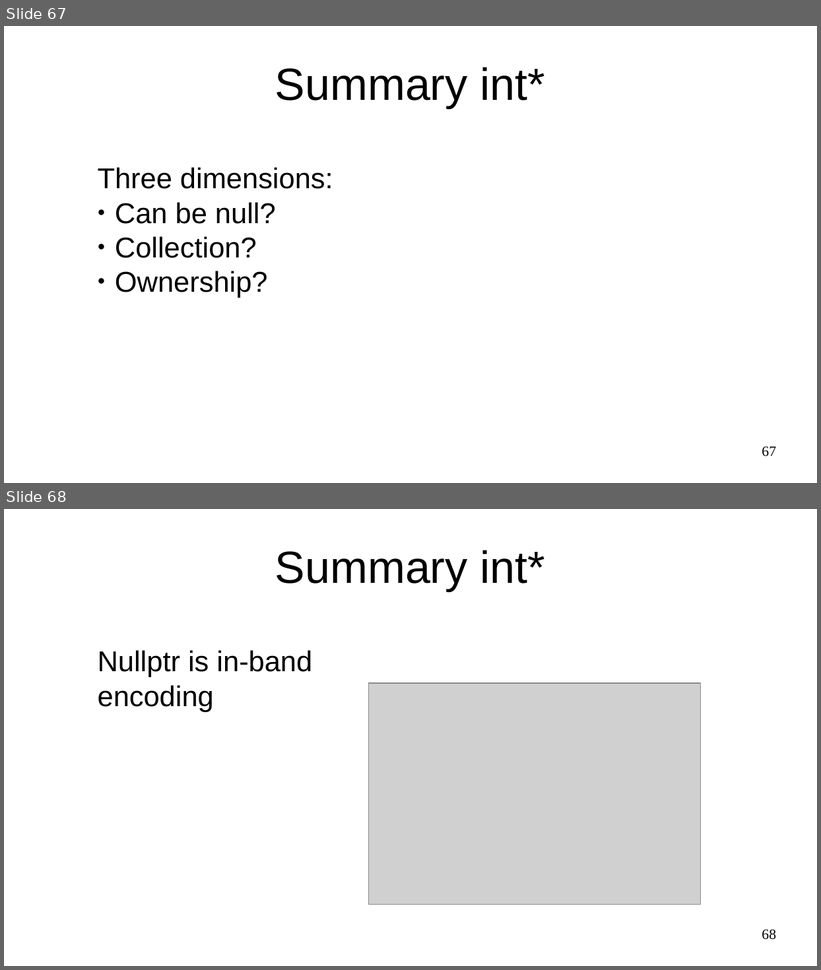
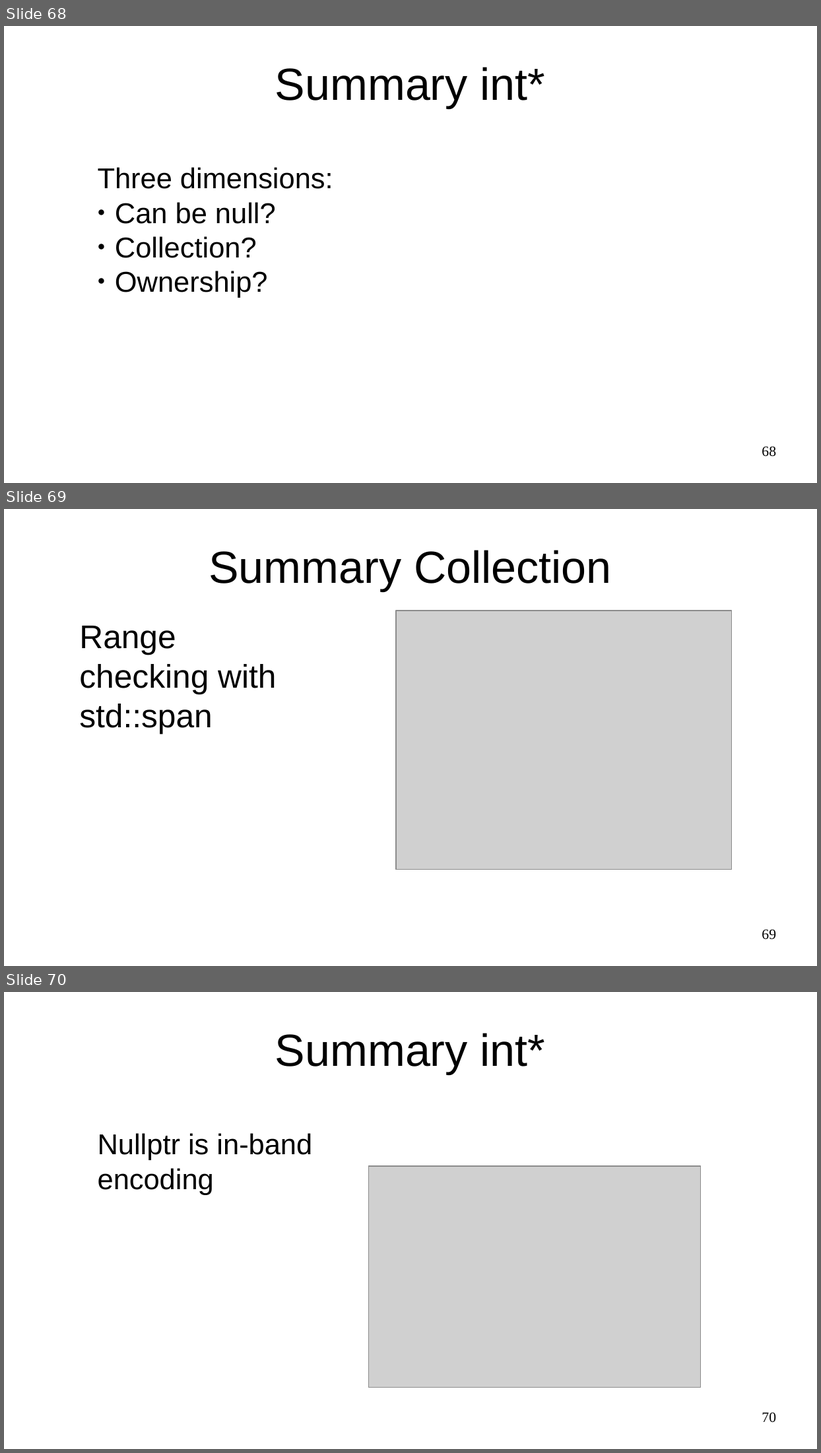
Before and after one commit to marcpawl/nullptr, a slide deck: slideshow.odp. Shown one above the other, each under a label of ours: slides 67 and 68 before the commit, slides 68, 69 and 70 after it. The pictures are 821x970 and 821x1453 pixels, drawn with LibreOffice and Linux fonts; fonts in the diff are those of the drawing; grey boxes stand for pictures. Boxes give left, top, right and bottom in pixels: in the first picture for what was removed or moved away, otherwise in the second. Text is boxed around its words. In the diff, an @@ line names an element or a change of style, - is before the commit and + after.

Commit message:
Fix typos in slideshow, add missing summary slide

```diff
--- a/slideshow.odp
+++ b/slideshow.odp
@@ slide 69 added at (x1=4, y1=509, x2=817, y2=966), background #FFFFFF @@
@@ title added at (x1=209, y1=550, x2=612, y2=591), 44 pt, text #000000 @@
+Summary Collection
@@ text added at (x1=79, y1=625, x2=276, y2=733), 32 pt, text #000000 @@
+Range checking with std::span
@@ picture added at (x1=396, y1=611, x2=731, y2=871) @@
@@ page number added at (x1=762, y1=929, x2=776, y2=940), 14 pt, text #000000 @@
+69
@@ what was slide 67 is now slide 68 @@
@@ page number at (x1=762, y1=446, x2=776, y2=457): text changed @@
-67
+68
@@ what was slide 68 is now slide 70 @@
@@ page number at (x1=762, y1=1412, x2=776, y2=1423): text changed @@
-68
+70
```
Also in this commit, not shown: 3 slides changed, 1 other slide added.
